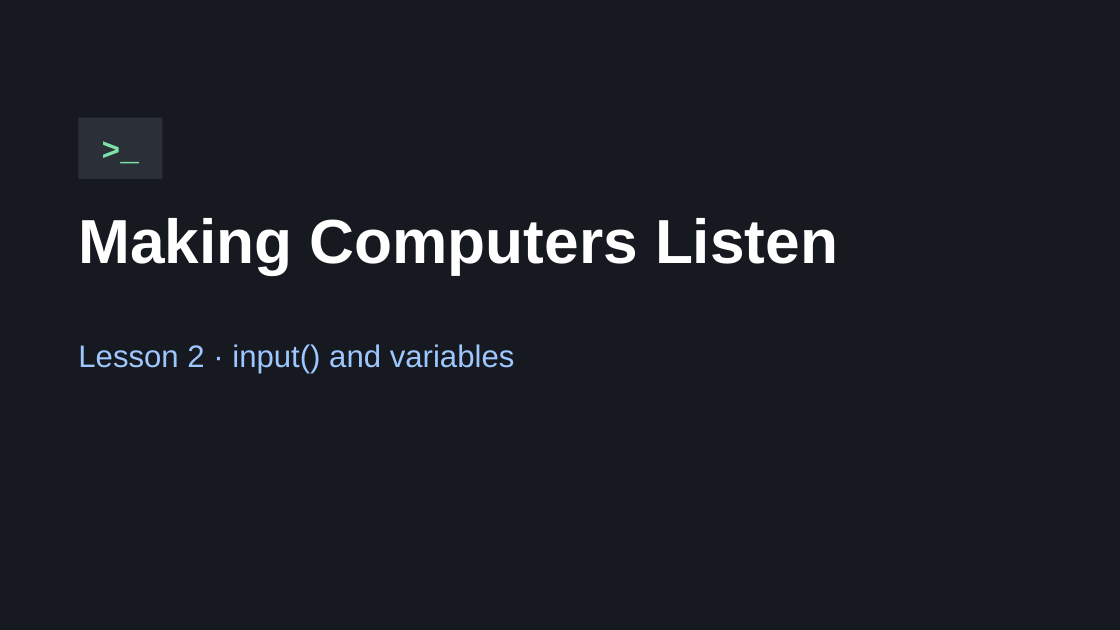
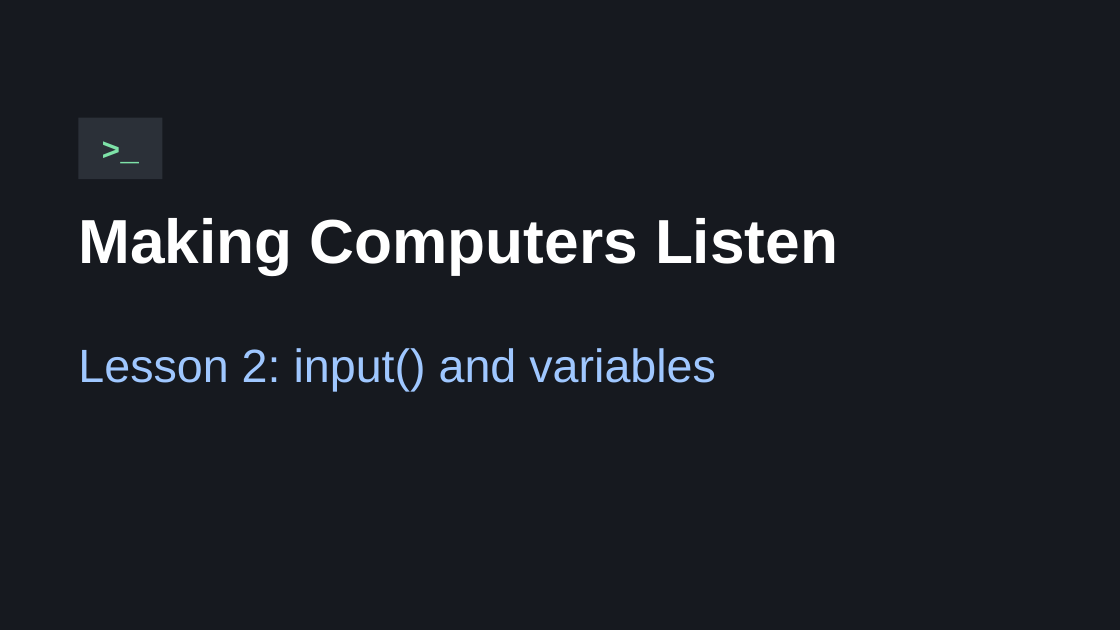
Before and after one commit to FrankD64/chatbot-lesson, a slide deck: slide 1 of assets/slides/Lesson2_Making_Computers_Listen.pptx. Drawn at 1120x630 pixels with LibreOffice and Linux fonts; fonts in the diff are those of the drawing. Boxes give left, top, right and bottom in pixels: in the first picture for what was removed or moved away, otherwise in the second. Text is boxed around its words. In the diff, an @@ line names an element or a change of style, - is before the commit and + after.

```diff
--- a/assets/slides/Lesson2_Making_Computers_Listen.pptx
+++ b/assets/slides/Lesson2_Making_Computers_Listen.pptx
@@ text at bbox=[78, 348, 716, 391]: text changed; size 20 to 30 pt @@
-Lesson 2 · input() and variables
+Lesson 2: input() and variables
```
Also in this commit, not shown: 7 other slides changed, 3 other files.
